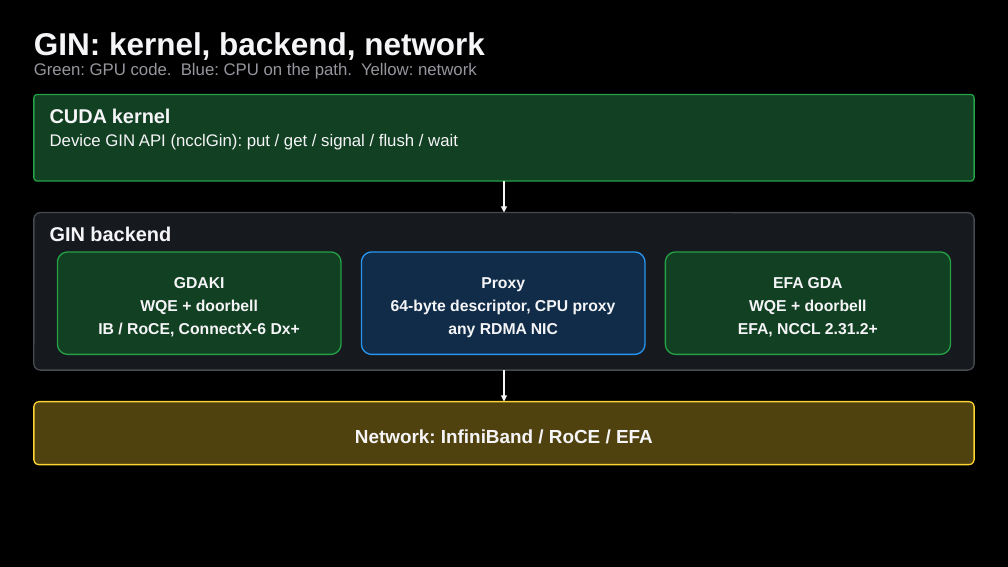
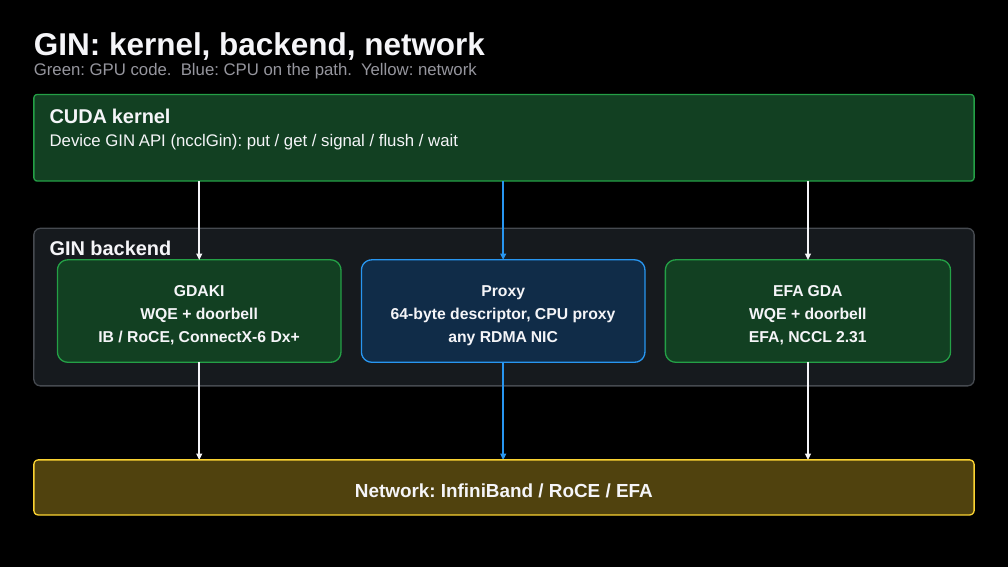
Before and after one commit to littlemex/figures, a slide deck: slide 1 of zenn/articles/8d7fea5568e638/source/gin-figures.pptx. Drawn at 1008x567 pixels with LibreOffice and Linux fonts; fonts in the diff are those of the drawing. Boxes give left, top, right and bottom in pixels: in the first picture for what was removed or moved away, otherwise in the second. Text is boxed around its words. In the diff, an @@ line names an element or a change of style, - is before the commit and + after.

```diff
--- a/zenn/articles/8d7fea5568e638/source/gin-figures.pptx
+++ b/zenn/articles/8d7fea5568e638/source/gin-figures.pptx
@@ arrow added from (200, 181) to (200, 260), #F5F5F8 2 pt @@
@@ arrow moved from (504, 371) - (504, 402) to (504, 181) - (504, 260) @@
@@ arrow (504, 181) - (504, 260): stroke #F5F5F8 2 pt to #2896F0 2 pt @@
@@ arrow removed from (504, 181) to (504, 212) @@
@@ arrow added from (808, 181) to (808, 260), #F5F5F8 2 pt @@
@@ rounded rectangle: place and size @@
-rounded rectangle at <box>34,212,975,370</box>
+rounded rectangle at <box>34,228,975,386</box>
@@ text "GIN backend": place and size @@
-text "GIN backend" at <box>50,226,171,241</box>
+text "GIN backend" at <box>50,240,171,255</box>
@@ 3 rounded rectangles: place and size @@
-3 rounded rectangles at <box>57,252,951,354</box>
+3 rounded rectangles at <box>57,260,951,362</box>
@@ text in rounded rectangle at <box>749,331,867,345</box>: text changed @@
-EFA, NCCL 2.31.2+
+EFA, NCCL 2.31
@@ arrow added from (200, 362) to (200, 460), #F5F5F8 2 pt @@
@@ arrow added from (504, 362) to (504, 460), #2896F0 2 pt @@
@@ arrow added from (808, 362) to (808, 460), #F5F5F8 2 pt @@
@@ rounded rectangle "Network: InfiniBand / RoCE / ...": place and size @@
-rounded rectangle "Network: InfiniBand / RoCE / ..." at <box>34,402,975,464</box>
+rounded rectangle "Network: InfiniBand / RoCE / ..." at <box>34,460,975,515</box>
```
Also in this commit, not shown: 2 other slides changed, 3 other files.
